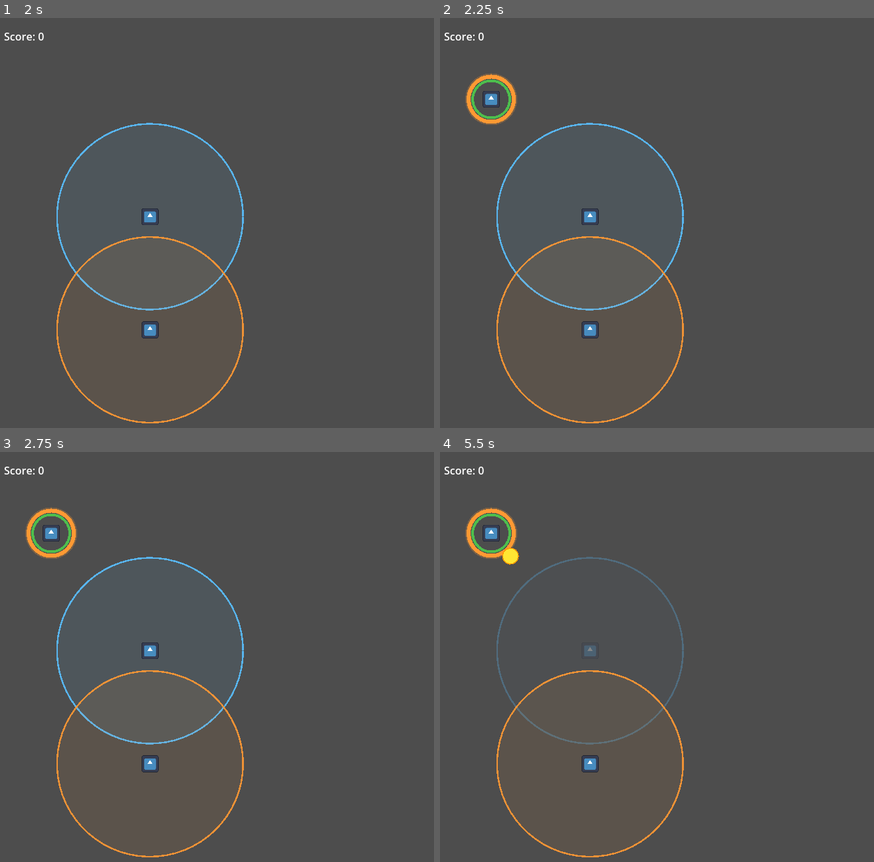
Above: before the commit, frames 1-4 (two rows, left to right).
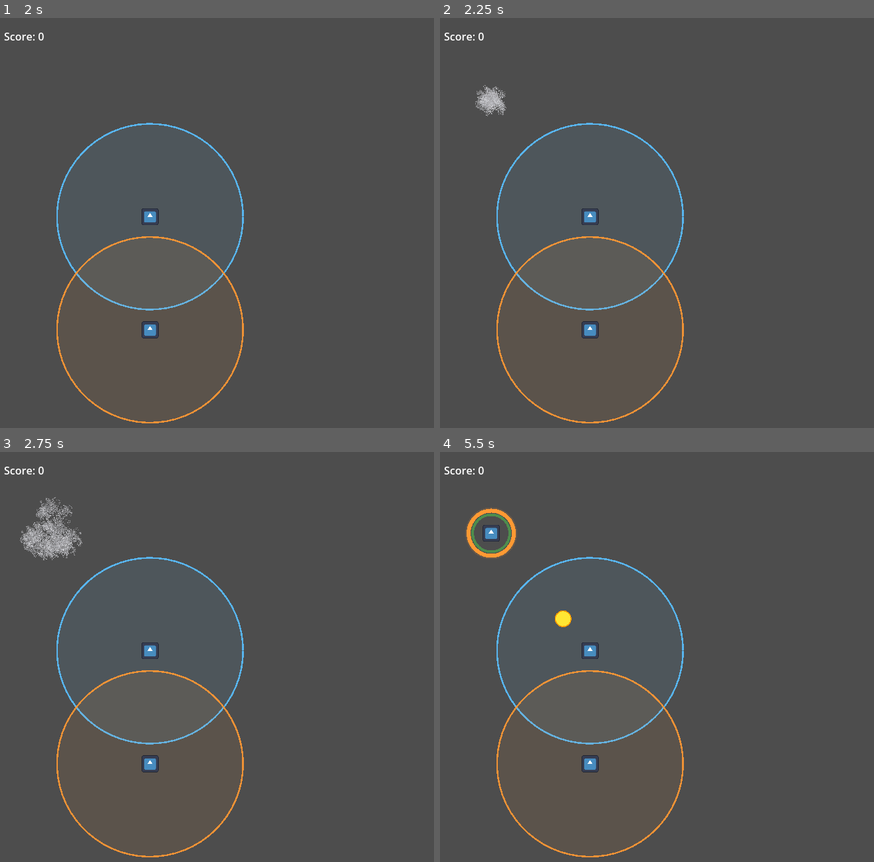
Above: after the commit, the same moments.

Repository: AgustinRamiroDiaz/just-metal-shapes
Game: Godot game, scene res://main_level.tscn
The game is run twice, just before and just after one commit, with the same random seed, the same clock (stepped at 60 frames per second) and the same inputs. This scene is started directly instead of the project's main scene. The engine's default icon, where the game draws it, is replaced by a stand-in: a white triangle on a blue panel in a dark square.
Inputs:
- Up to frame 1 (2 s): tap Enter at 0.5 s; hold D (p1_right) 0.53-1.28 s; tap K (p2_down) at 0.6 s; tap Space at 1.25 s; hold S (p1_down) from 1.28 s (still down); tap J (p2_left) at 1.35 s
- Up to frame 2 (2.25 s): tap Enter at 2 s; release S (p1_down) at 2.03 s; hold D (p1_right) from 2.03 s (still down); tap L (p2_right) at 2.1 s
- Up to frame 3 (2.75 s): keep holding D (p1_right)
- Up to frame 4 (5.5 s): release D (p1_right) at 2.78 s; hold W (p1_up) 2.78-3.53 s; tap one key every 0.75 s from 2.85 s: I (p2_up) Enter Keypad Enter K (p2_down); hold A (p1_left) 3.53-5.03 s; hold S (p1_down) from 5.03 s (still down)

Frame 1 is identical in both runs. In frame 2, 0.9% of the frame differs, in the area x 5-18%, y 13-27%; in frame 3, 1.2%, in the area x 4-19%, y 11-27%; in frame 4, 1.1%.

Commit message:
add spawn animation

Diff:
--- /dev/null
+++ b/scenes/spawn_effect.tscn
@@ -0,0 +1,27 @@
+[gd_scene load_steps=4 format=3]
+
+[ext_resource type="Script" path="res://scripts/spawn_effect.gd" id="1_script"]
+[ext_resource type="Texture2D" path="res://assets/kenney-particles/dirt_03.png" id="2_texture"]
+
+[sub_resource type="ParticleProcessMaterial" id="ParticleProcessMaterial_1"]
+emission_shape = 1
+emission_sphere_radius = 8.0
+direction = Vector3(0, 0, 0)
+spread = 180.0
+initial_velocity_min = 40.0
+initial_velocity_max = 80.0
+gravity = Vector3(0, 0, 0)
+scale_min = 0.02
+scale_max = 0.1
+scale_over_velocity_min = 0.0
+color = Color(1, 1, 1, 1)
+color_ramp = null
+
+[node name="SpawnEffect" type="GPUParticles2D"]
+script = ExtResource("1_script")
+amount = 16
+process_material = SubResource("ParticleProcessMaterial_1")
+texture = ExtResource("2_texture")
+lifetime = 0.6
+one_shot = true
+explosiveness = 0.8
--- a/scripts/game_manager.gd
+++ b/scripts/game_manager.gd
@@ -25,6 +25,7 @@
 var game_time: float = 0.0
 var is_game_over: bool = false
 var viewport_rect: Rect2
+var _spawn_effect_scene: PackedScene = preload("res://scenes/spawn_effect.tscn")
 @onready var score_label: Label = $ScoreLabel
 
 
@@ -112,12 +113,25 @@
 
 
 func _spawn_enemy(cfg: EnemyConfig) -> void:
-	var enemy: StaticBody2D = cfg.scene.instantiate()
 	var spawn_pos := (
 		_get_spawn_inside_viewport()
 		if cfg.spawn_type == SpawnType.INSIDE
 		else _get_spawn_on_circle()
 	)
+
+	if cfg.spawn_type == SpawnType.INSIDE:
+		var effect: GPUParticles2D = _spawn_effect_scene.instantiate()
+		effect.global_position = spawn_pos
+		add_child(effect)
+		effect.spawn_ready.connect(_place_enemy.bind(cfg, spawn_pos))
+	else:
+		_place_enemy(cfg, spawn_pos)
+
+
+func _place_enemy(cfg: EnemyConfig, spawn_pos: Vector2) -> void:
+	if is_game_over:
+		return
+	var enemy: StaticBody2D = cfg.scene.instantiate()
 	enemy.global_position = spawn_pos
 	add_child(enemy)
 	enemy.died.connect(_on_enemy_died)
--- /dev/null
+++ b/scripts/spawn_effect.gd
@@ -0,0 +1,14 @@
+extends GPUParticles2D
+
+signal spawn_ready
+
+@export var duration: float = 0.8
+
+
+func _ready() -> void:
+	emitting = true
+	await get_tree().create_timer(duration).timeout
+	spawn_ready.emit()
+	emitting = false
+	await get_tree().create_timer(lifetime).timeout
+	queue_free()
Not shown, added: scripts/spawn_effect.gd.uid
